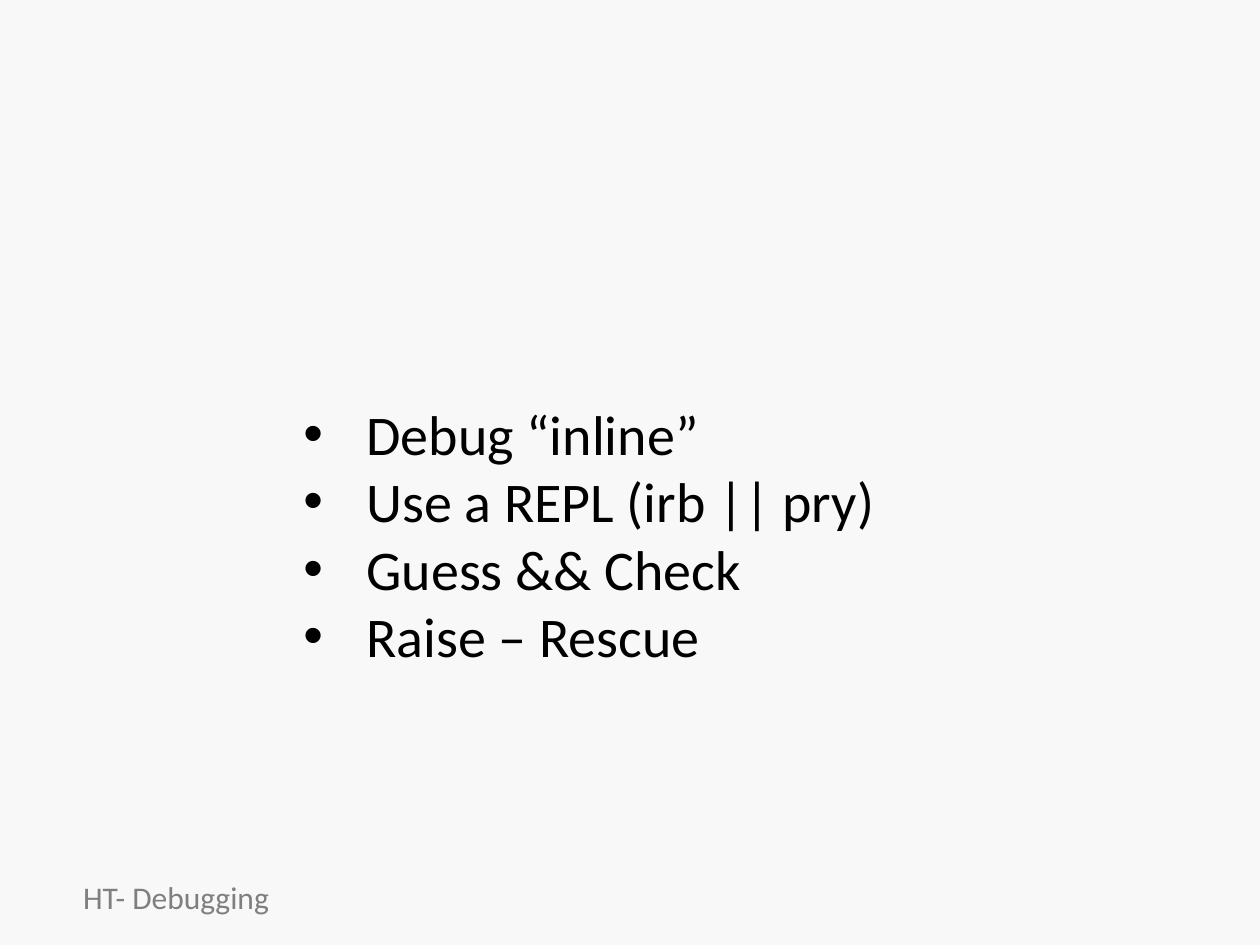
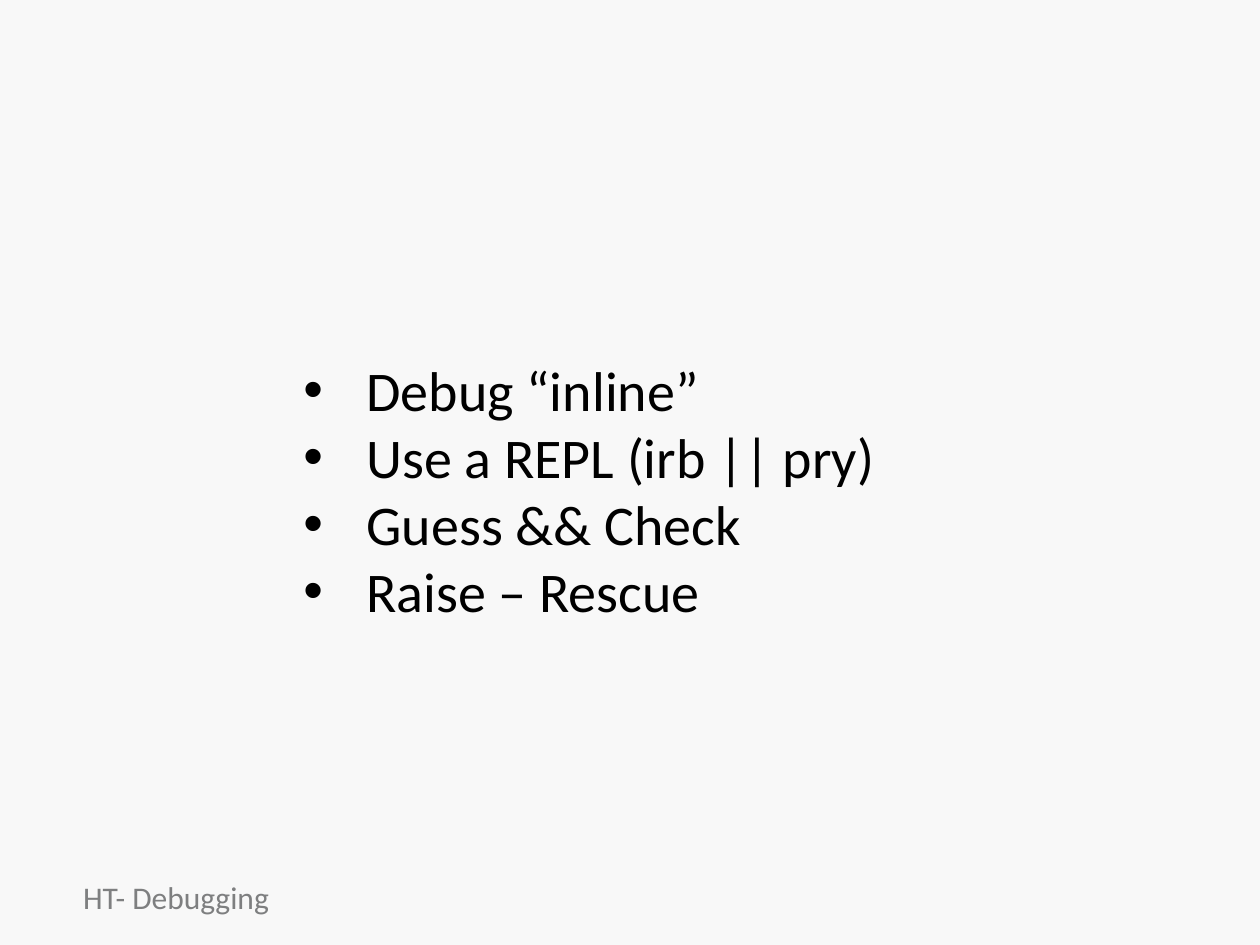
Before and after one commit to jumpcheng/debugging_notes, a slide deck: slide 13 of HT-debugging-basics.pptx (slide 11 before the commit). Drawn at 1260x945 pixels with LibreOffice and Linux fonts; fonts in the diff are those of the drawing; background and template pictures are left out. Boxes give left, top, right and bottom in pixels: in the first picture for what was removed or moved away, otherwise in the second. Text is boxed around its words. In the diff, an @@ line names an element or a change of style, - is before the commit and + after.

```diff
--- a/HT-debugging-basics.pptx
+++ b/HT-debugging-basics.pptx
@@ text "Debug “inline”": place and size @@
-text "Debug “inline”" at [366,414,874,658]
+text "Debug “inline”" at [366,370,874,613]
```
Also in this commit, not shown: 8 other slides changed, 4 slides added, 2 other files.
